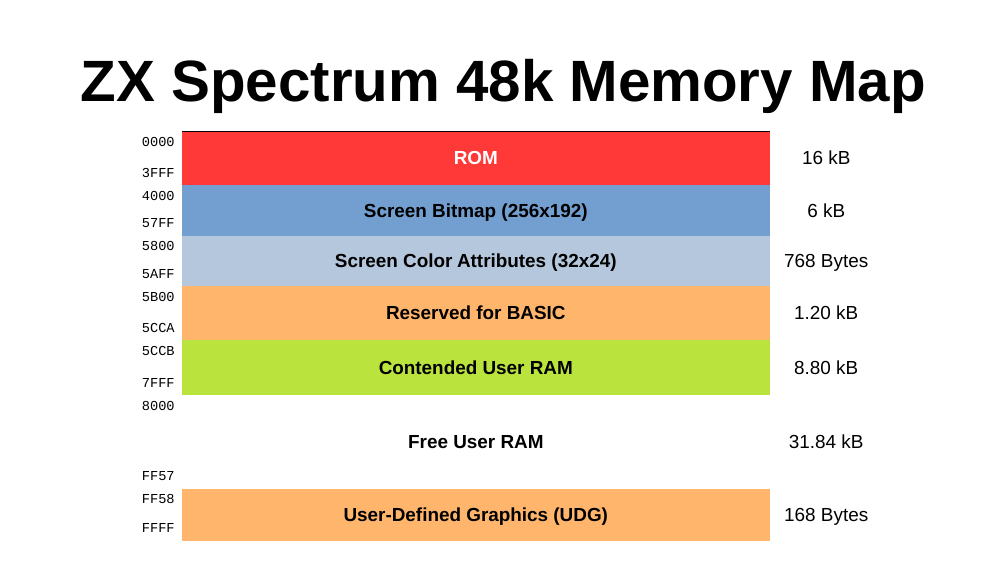
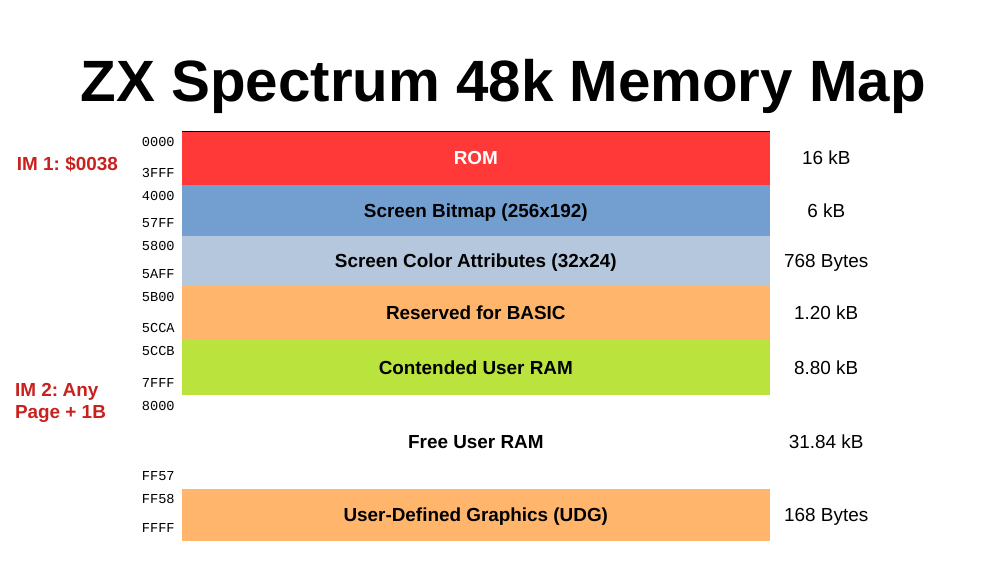
Before and after one commit to SlithyMatt/zxs-assembly-tutorial, a slide deck: slide 7 of Lesson12/Lesson12.odp. Drawn at 1008x567 pixels with LibreOffice and Linux fonts; fonts in the diff are those of the drawing. Boxes give left, top, right and bottom in pixels: in the first picture for what was removed or moved away, otherwise in the second. Text is boxed around its words. In the diff, an @@ line names an element or a change of style, - is before the commit and + after.

```diff
--- a/Lesson12/Lesson12.odp
+++ b/Lesson12/Lesson12.odp
@@ text added at bbox=[17, 156, 118, 172], 18 pt, text #C9211E, bold @@
+IM 1: $0038
@@ text added at bbox=[15, 383, 106, 422], 18 pt, text #C9211E, bold @@
+IM 2: Any
+Page + 1B
```
Also in this commit, not shown: 2 slides added.
